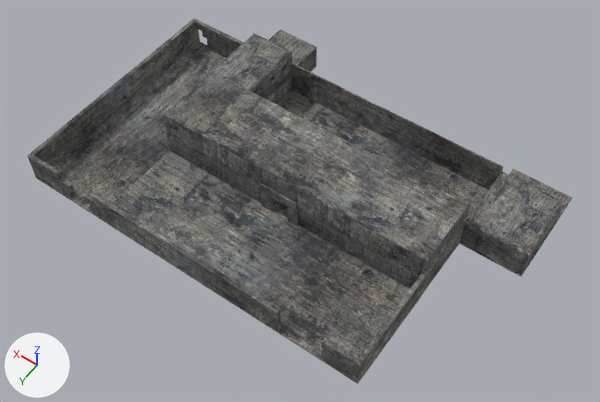
A saved change to the OBJ model Assets/Models/Kamchatka/new_moratorium.obj.
Both versions are drawn from a camera (50 mm lens) standing at (-180.0, 195.0, 313.0) and looking at (-39.0, -2.0, 4.0). Every picture has the same lights, and +X, +Y and +Z are marked at lower left. Where no turn or scale is listed for an object, it has been applied to the vertices. Vertices at the same position are counted once.

Objects in the first picture: 'new_moratorium'.
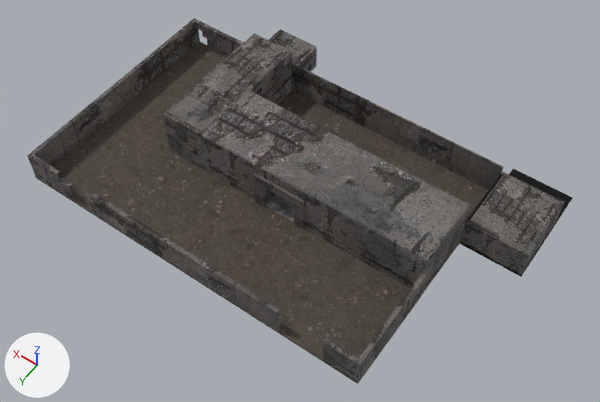
Diff of the bpy script that builds the scene:
```diff
--- a/Assets/Models/Kamchatka/new_moratorium.obj.py
+++ b/Assets/Models/Kamchatka/new_moratorium.obj.py
@@ mat_moratoriumouterwalls @@
+mat_moratoriumouterwalls = bpy.data.materials.new('moratoriumouterwalls')
+# uses the picture img_damagedconcretediffuse_png
@@ mat_moratoriumwalls @@
+mat_moratoriumwalls = bpy.data.materials.new('moratoriumwalls')
+# uses the picture img_damagedconcretediffuse_png
@@ mat_moratorium_new_moratorium_initialshadinggroup @@
+mat_moratorium_new_moratorium_initialshadinggroup = principled_material('moratorium:new_moratorium:initialShadingGroup')
+mat_moratorium_new_moratorium_initialshadinggroup.base_color = (0.0, 0.0, 0.0)  # black #000000
+mat_moratorium_new_moratorium_initialshadinggroup.roughness = 1.0
@@ mat_outsideground @@
+mat_outsideground = bpy.data.materials.new('outsideGround')
+# uses the picture img_rocksoil_n_png
+# uses the picture img_rocksoil_png
@@ mat_moratoriumshelves @@
+mat_moratoriumshelves = bpy.data.materials.new('moratoriumshelves')
+# uses the picture img_oldmetaldiffuse_png
+# uses the picture img_oldmetalnormal_png
@@ me_new_moratorium @@
-me_new_moratorium.from_pydata(...)  # 1882 vertices, 3156 faces; spans x -143.0..76.0, y -85.0..59.0, z -1.0..28.0
+me_new_moratorium.from_pydata(...)  # 1919 vertices, 3188 faces; spans x -143.0..76.0, y -85.0..59.0, z -1.0..28.0
+# me_new_moratorium part 1: a new loose piece, a box spanning x -26.0..-21.1, y 4.9..9.2, z 0.5..17.6, in mat_moratoriumwalls
+# me_new_moratorium part 2: a new loose piece, a box spanning x -48.8..-43.9, y 4.9..9.2, z 0.4..17.0, in mat_moratoriumwalls
+# me_new_moratorium part 3: a new loose piece, a box spanning x -48.7..-21.1, y 4.9..9.2, z 15.9..20.8, in mat_moratoriumwalls
+# me_new_moratorium part 4: a new loose piece, a box spanning x 9.5..11.0, y -9.7..6.9, z 25.7..27.4, in mat_moratoriumwalls
+# me_new_moratorium part 5: the loose piece of 8 vertices spanning x -45.0..-40.0, y 5.0..9.0, z 0.0..13.0 is deleted
+# me_new_moratorium part 6: the loose piece of 8 vertices spanning x -45.0..-25.0, y 5.0..9.0, z 11.0..16.0 is deleted
+# me_new_moratorium part 7: the loose piece of 8 vertices spanning x -30.0..-25.0, y 5.0..9.0, z 0.0..13.0 is deleted
+# me_new_moratorium part 8
+# 17 vertices are removed from x 10.0..26.0, y -63.0..6.0, z 23.0..27.0
+# 87 faces are deleted
+# 8 vertices in x 10.0..11.0, y -3.0..-2.0, z 14.0..18.0 move by (0.0, -5.0, 0.0)
+# 4 vertices in x 10.0..11.0, y -3.0, z 20.0..21.0 move by (0.0, -4.0, 0.0)
+# 4 vertices in x 10.0..11.0, y 0.0, z 21.0..23.0 move by (0.0, -7.0, 0.0)
+# 4 vertices in x 10.0..11.0, y -2.0, z 18.0..20.0 move by (0.0, -6.0, 0.0)
+# 4 vertices move within x 10.0, y -28.0..6.0, z 27.0
+# 22 vertices are added at x 10.0..30.0, y -63.0..-8.0, z 14.0..27.0
+# 5 new vertices lie (5.0, 0.0, 0.0) away from vertices in x 9.0, y -63.0..-61.0, z 14.0..26.0
+# 5 new vertices lie (17.0, 0.0, 0.0) away from vertices in x 13.0, y -63.0..-61.0, z 26.0..27.0
+# 87 new faces join them, mat_moratoriumwalls
+# me_new_moratorium part 9: 21 kept faces spanning x -112.0..34.0, y 6.0..59.0, z 0.0..27.0 get new texture (UV) coordinates
+# me_new_moratorium part 10: 712 faces spanning x -142.0..34.0, y -85.0..8.0, z 0.0..28.0 switch from mat_new_moratorium_moratorium_initialshadinggroup to mat_moratoriumwalls
+# me_new_moratorium part 11: 36 faces spanning x -112.0..76.0, y -63.0..59.0, z -1.0..1.0 switch from mat_new_moratorium_moratorium_initialshadinggroup to mat_outsideground
+# me_new_moratorium part 12: 112 faces spanning x -143.0..11.0, y -81.0..6.0, z 0.0..27.0 switch from mat_new_moratorium_moratorium_initialshadinggroup to mat_moratorium_new_moratorium_initialshadinggroup (black #000000)
+# me_new_moratorium part 13: 168 faces spanning x -112.0..76.0, y -63.0..59.0, z 0.0..19.0 switch from mat_new_moratorium_moratorium_initialshadinggroup to mat_moratoriumouterwalls
+# me_new_moratorium part 14: 33 faces spanning x -110.0..26.0, y -63.0..8.0, z 0.0..27.0 switch from mat_initialshadinggroup to mat_moratoriumwalls
+me_new_moratorium.materials.append(mat_moratoriumshelves)
+me_new_moratorium.materials.append(mat_moratorium_new_moratorium_initialshadinggroup2)  # black #000000
```

What differs and where, as boxes (x1, y1, x2, y2) in the pictures (600 x 402 px; the box of a moved part takes in the faces that stretch with it):
part 1 of me_new_moratorium, added: after (254, 182, 269, 207)
part 2 of me_new_moratorium, added: after (294, 204, 304, 229)
part 3 of me_new_moratorium, added (black): after (254, 174, 304, 209)
part 4 of me_new_moratorium, added: after (202, 111, 225, 132)
part 5 of me_new_moratorium, deleted: before (288, 206, 298, 226)
part 6 of me_new_moratorium, deleted: before (261, 184, 298, 211)
part 7 of me_new_moratorium, deleted: before (261, 192, 275, 210)
part 8 of me_new_moratorium, moved or reshaped: (179, 34, 290, 165) in both
part 9 of me_new_moratorium, surface changed: (105, 136, 425, 383) in both
part 10 of me_new_moratorium, recoloured: (163, 29, 564, 293) in both
part 11 of me_new_moratorium, recoloured: (36, 42, 488, 384) in both
part 12 of me_new_moratorium, recoloured (grey to black): (459, 169, 572, 277) in both
part 13 of me_new_moratorium, recoloured (grey to black): (27, 18, 503, 382) in both
part 14 of me_new_moratorium, recoloured: (261, 169, 298, 197) in both
